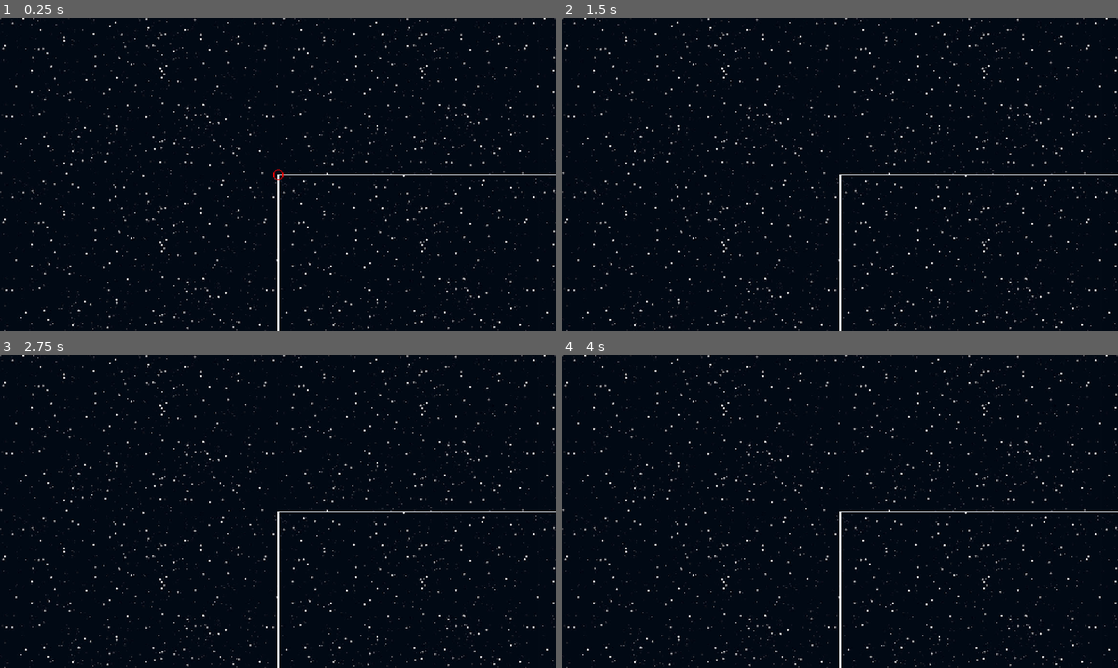
Above: before the commit, frames 1-4 (two rows, left to right).
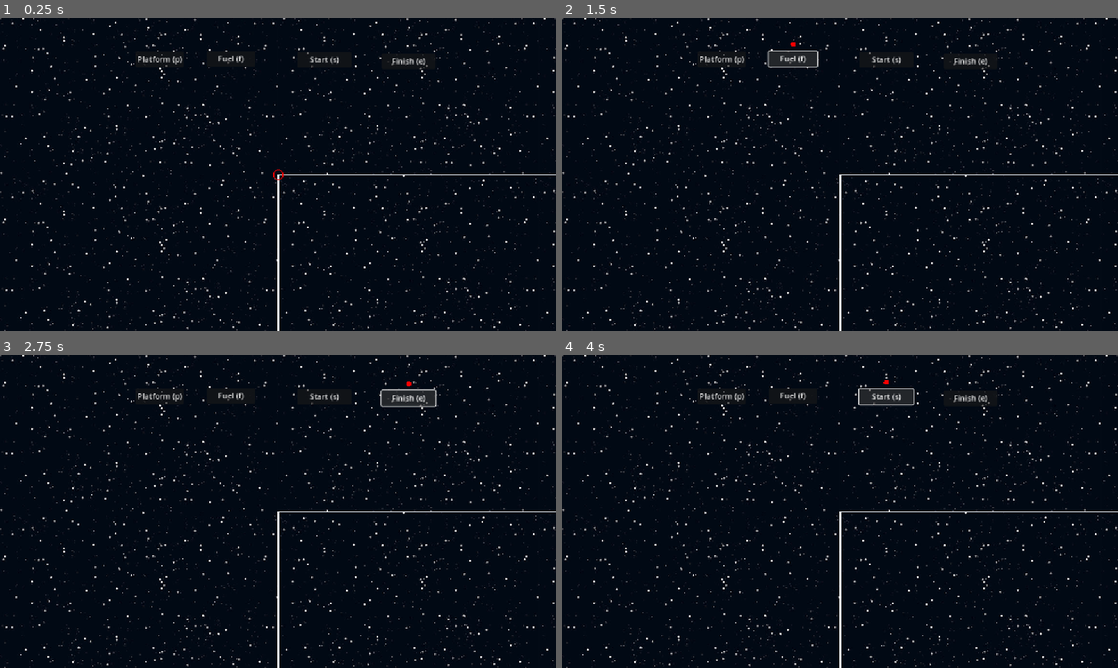
Above: after the commit, the same moments.

Repository: lsitaraman677/VergeOfCollapse
Game: Godot game, scene res://editor.tscn
Same seed, same stepped clock (60 frames per second), same inputs: the game is played once before the commit and once after it. This scene is started directly instead of the project's main scene.
Inputs (mouse positions are in pixels of both pictures, inside the frame that each line leads up to):
- Up to frame 1 (0.25 s): no input
- Up to frame 2 (1.5 s): click (723, 58) at 0.5 s, where only the run after the commit has a clickable "Platform (p)"; click (789, 58) at 1.25 s, where only the run after the commit has a clickable "Fuel (f)"
- Up to frame 3 (2.75 s): click (405, 398) at 2 s, where only the run after the commit has a clickable "Finish (e)"
- Up to frame 4 (4 s): click (884, 395) at 2.75 s, where only the run after the commit has a clickable "Start (s)"; click (884, 395) at 3.5 s, where only the run after the commit has a clickable "Start (s)"

The runs differ from the first frame. In frame 1, 0.4% of the frame differs, in the area x 24-79%, y 10-17%; in frame 2, 0.8%; in frame 3, 0.9%, in the area x 24-79%, y 8-17%; in frame 4, 0.8%.
Error before the commit: Invalid operands 'Rect2' and 'Vector2' in operator '+'. (res://editor.gd:48)

Commit message:
editor works now

Diff:
--- a/gamejam_everythingistemporary/camera_2d.gd
+++ b/gamejam_everythingistemporary/camera_2d.gd
@@ -3,6 +3,10 @@
 var v = Vector2.ZERO
 const slowfact = 0.9
 const power = 8000
+
+var active = ''
+var active_dot = null
+const dotshift = 30
 
 func _process(dt):
 	if Input.is_action_pressed("ui_left"):
@@ -15,3 +19,24 @@
 		v.y += power * dt
 	v *= slowfact
 	position += v * dt
+	queue_redraw()
+
+func _draw():
+	if active_dot != null:
+		draw_circle(active_dot, 5, Color(1, 0, 0))
+
+func platform_pressed():
+	active = 'p'
+	active_dot = $platform.position + $platform.size * 0.5 - Vector2(0, dotshift)
+
+func fuel_pressed():
+	active = 'f'
+	active_dot = $fuel.position + $fuel.size * 0.5 - Vector2(0, dotshift)
+
+func start_pressed():
+	active = 's'
+	active_dot = $start.position + $start.size * 0.5 - Vector2(0, dotshift)
+
+func finish_pressed():
+	active = 'e'
+	active_dot = $finish.position + $finish.size * 0.5 - Vector2(0, dotshift)
--- a/gamejam_everythingistemporary/editor.gd
+++ b/gamejam_everythingistemporary/editor.gd
@@ -1,7 +1,7 @@
 extends TileMap
 
 var window = Rect2(0, 0, 1000, 1000)
-var old_window
+var old_window = Rect2(0, 0, 1000, 1000)
 var tlp = null
 var trp = null
 var blp = null
@@ -11,7 +11,9 @@
 	var mpos = get_local_mouse_position()
 	if Input.is_mouse_button_pressed(MOUSE_BUTTON_LEFT):
 		if tlp != null:
-			window.position = mpos - tlp + old_window.position
+			var diff = mpos - tlp
+			window.position = old_window.position + diff
+			window.size = old_window.size - diff
 		elif trp != null:
 			var ydiff = mpos.y - trp.y
 			window.position.y = old_window.position.y + ydiff
@@ -21,7 +23,7 @@
 			var xdiff = mpos.x - blp.x
 			window.position.x = old_window.position.x + xdiff
 			window.size.x = old_window.size.x - xdiff
-			window.size.y = mpos.y - blp.y
+			window.size.y = mpos.y - blp.y + old_window.size.y
 		elif brp != null:
 			window.size = mpos - brp + old_window.size
 	else:
@@ -45,4 +47,4 @@
 			brp = mpos
 		else:
 			brp = null
-		old_window = window + Vector2.ZERO
+		old_window = Rect2(window.position, window.size)
--- a/gamejam_everythingistemporary/editor.tscn
+++ b/gamejam_everythingistemporary/editor.tscn
@@ -16,3 +16,36 @@
 
 [node name="Camera2D" type="Camera2D" parent="."]
 script = ExtResource("2_vjobr")
+
+[node name="platform" type="Button" parent="Camera2D"]
+offset_left = -296.0
+offset_top = -255.0
+offset_right = -196.0
+offset_bottom = -224.0
+text = "Platform (p)"
+
+[node name="fuel" type="Button" parent="Camera2D"]
+offset_left = -148.0
+offset_top = -256.0
+offset_right = -48.0
+offset_bottom = -225.0
+text = "Fuel (f)"
+
+[node name="start" type="Button" parent="Camera2D"]
+offset_left = 39.0
+offset_top = -254.0
+offset_right = 151.0
+offset_bottom = -223.0
+text = "Start (s)"
+
+[node name="finish" type="Button" parent="Camera2D"]
+offset_left = 214.0
+offset_top = -251.0
+offset_right = 326.0
+offset_bottom = -220.0
+text = "Finish (e)"
+
+[connection signal="pressed" from="Camera2D/platform" to="Camera2D" method="platform_pressed"]
+[connection signal="pressed" from="Camera2D/fuel" to="Camera2D" method="fuel_pressed"]
+[connection signal="pressed" from="Camera2D/start" to="Camera2D" method="start_pressed"]
+[connection signal="pressed" from="Camera2D/finish" to="Camera2D" method="finish_pressed"]
--- a/gamejam_everythingistemporary/window_drawer_editor.gd
+++ b/gamejam_everythingistemporary/window_drawer_editor.gd
@@ -6,11 +6,12 @@
 func _draw():
 	var rect = get_parent().window
 	draw_rect(rect, Color(1, 1, 1), false, 4)
+	var w = get_parent().window
 	if(get_parent().tlp != null):
-		draw_circle(get_parent().tlp, 10, Color(1, 0, 0), false)
+		draw_circle(w.position, 10, Color(1, 0, 0), false)
 	if(get_parent().trp != null):
-		draw_circle(get_parent().trp, 10, Color(1, 0, 0), false)
+		draw_circle(w.position + Vector2(w.size.x, 0), 10, Color(1, 0, 0), false)
 	if(get_parent().blp != null):
-		draw_circle(get_parent().blp, 10, Color(1, 0, 0), false)
+		draw_circle(w.position + Vector2(0, w.size.y), 10, Color(1, 0, 0), false)
 	if(get_parent().brp != null):
-		draw_circle(get_parent().brp, 10, Color(1, 0, 0), false)
+		draw_circle(w.position + w.size, 10, Color(1, 0, 0), false)
Not shown, added: gamejam_everythingistemporary/finish.png.import
Binary file added: gamejam_everythingistemporary/start flag.png
Not shown, added: gamejam_everythingistemporary/start flag.png.import
